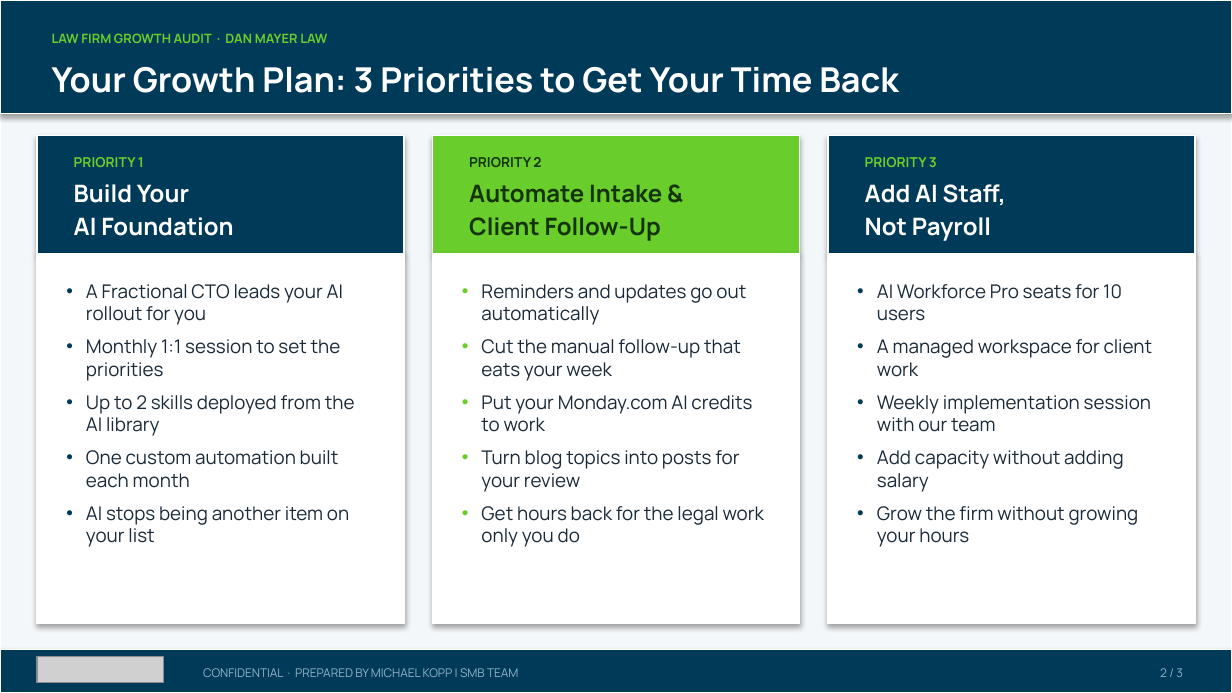
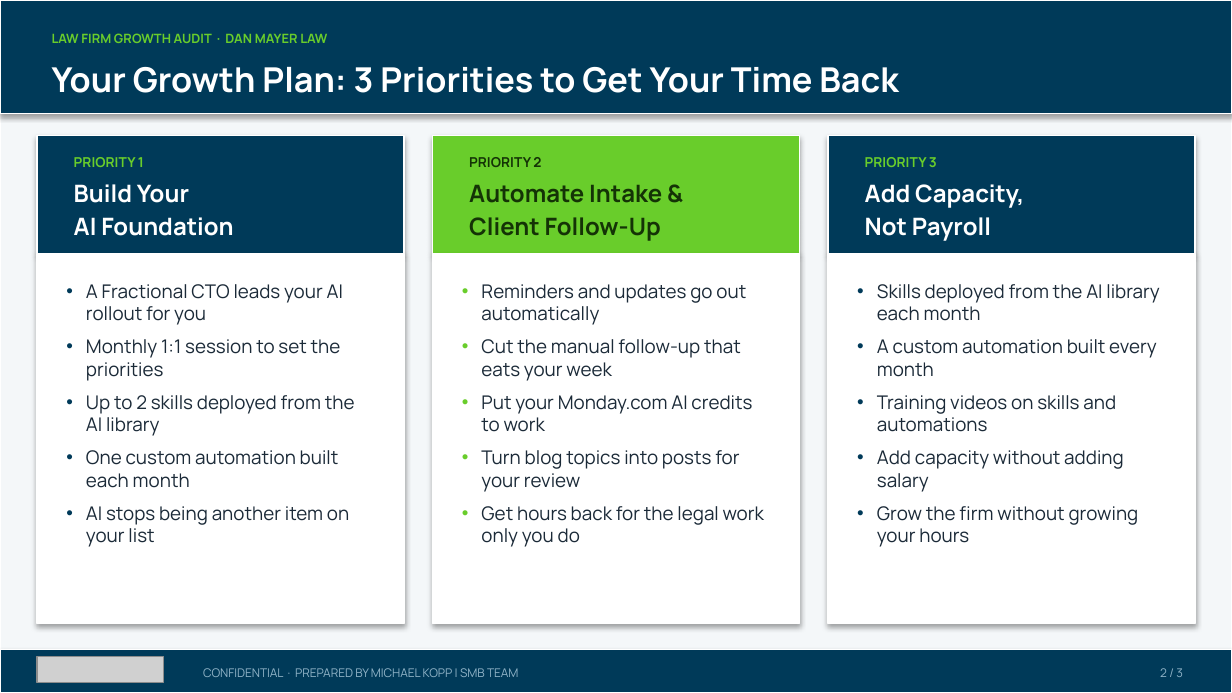
Before and after one commit to SMB-Team-Technology/workwith-smbteam, a slide deck: slide 2 of dan-mayer-law/Dan_Mayer_Law_October_29_2026_Proposal.pptx. Drawn at 1232x693 pixels with LibreOffice and Linux fonts; fonts in the diff are those of the drawing; grey boxes stand for pictures. Boxes give left, top, right and bottom in pixels: in the first picture for what was removed or moved away, otherwise in the second. Text is boxed around its words. In the diff, an @@ line names an element or a change of style, - is before the commit and + after.

```diff
--- a/dan-mayer-law/Dan_Mayer_Law_October_29_2026_Proposal.pptx
+++ b/dan-mayer-law/Dan_Mayer_Law_October_29_2026_Proposal.pptx
@@ text at (x1=865, y1=184, x2=1024, y2=208): text changed @@
-Add AI Staff,
+Add Capacity,
@@ text at (x1=877, y1=284, x2=1159, y2=432): text changed @@
-• AI Workforce Pro seats for 10 users
-• A managed workspace for client work
-• Weekly implementation session with our team
+• Skills deployed from the AI library each month
+• A custom automation built every month
+• Training videos on skills and automations
```
Also in this commit, not shown: 2 other slides changed, 7 other files.
